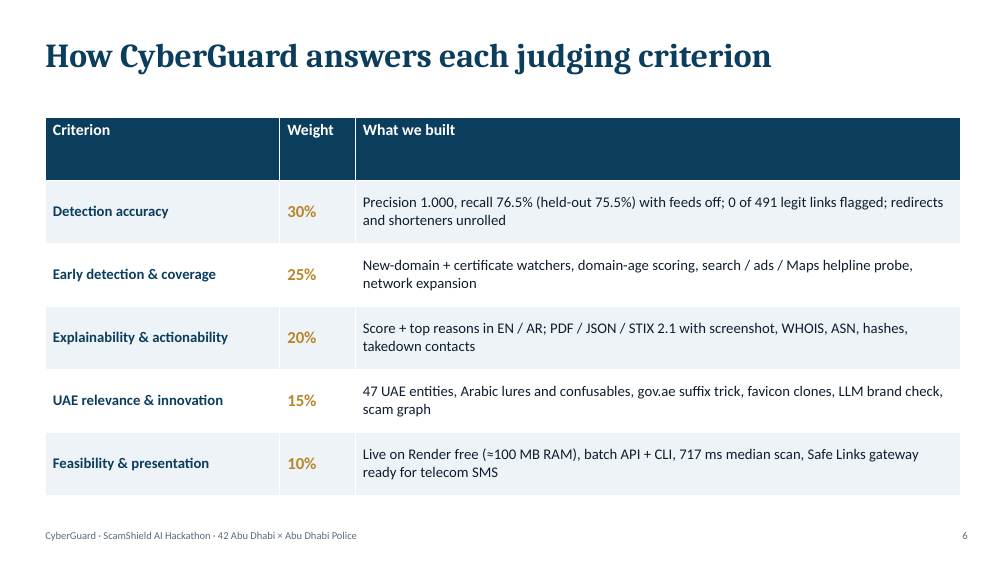
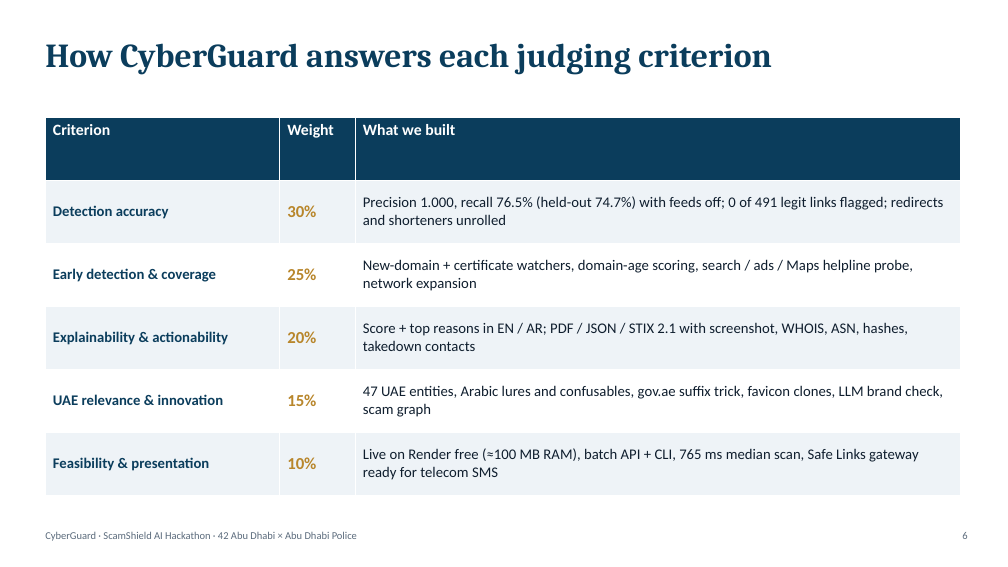
Before and after one commit to Saif-Alazazi/CyberGuard, a slide deck: slide 6 of docs/CyberGuard_Presentation.pptx. Drawn at 1008x567 pixels with LibreOffice and Linux fonts; fonts in the diff are those of the drawing. Boxes give left, top, right and bottom in pixels: in the first picture for what was removed or moved away, otherwise in the second. Text is boxed around its words. In the diff, an @@ line names an element or a change of style, - is before the commit and + after.

```diff
--- a/docs/CyberGuard_Presentation.pptx
+++ b/docs/CyberGuard_Presentation.pptx
@@ table at [45,117,960,495] @@
-row 2, column 3: Precision 1.000, recall 76.5% (held-out 75.5%) with feeds off; 0 of 491 legit links flagged; redirects and shorteners unrolled
+row 2, column 3: Precision 1.000, recall 76.5% (held-out 74.7%) with feeds off; 0 of 491 legit links flagged; redirects and shorteners unrolled
-row 6, column 3: Live on Render free (≈100 MB RAM), batch API + CLI, 717 ms median scan, Safe Links gateway ready for telecom SMS
+row 6, column 3: Live on Render free (≈100 MB RAM), batch API + CLI, 765 ms median scan, Safe Links gateway ready for telecom SMS
```
Also in this commit, not shown: 1 other slide changed, 6 other files.
